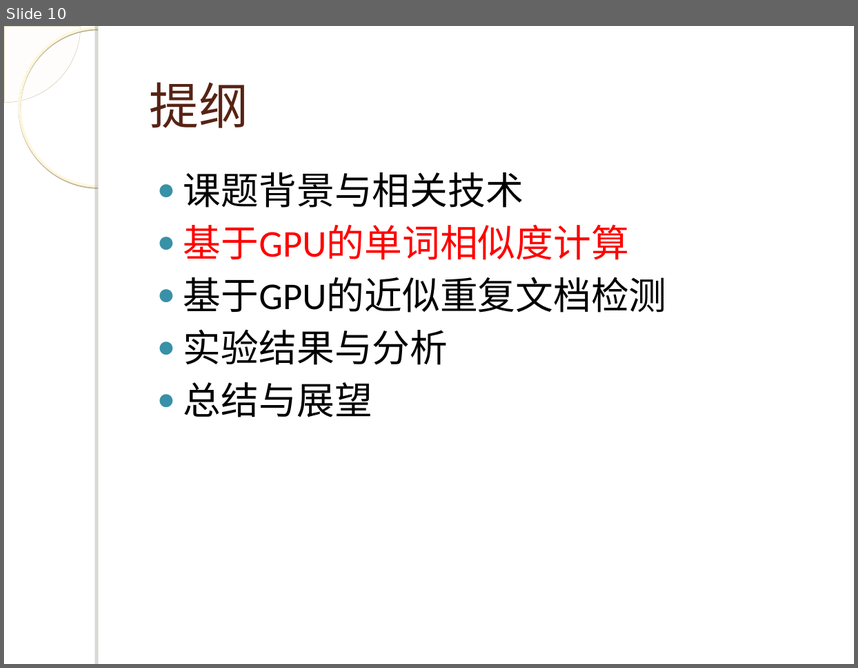
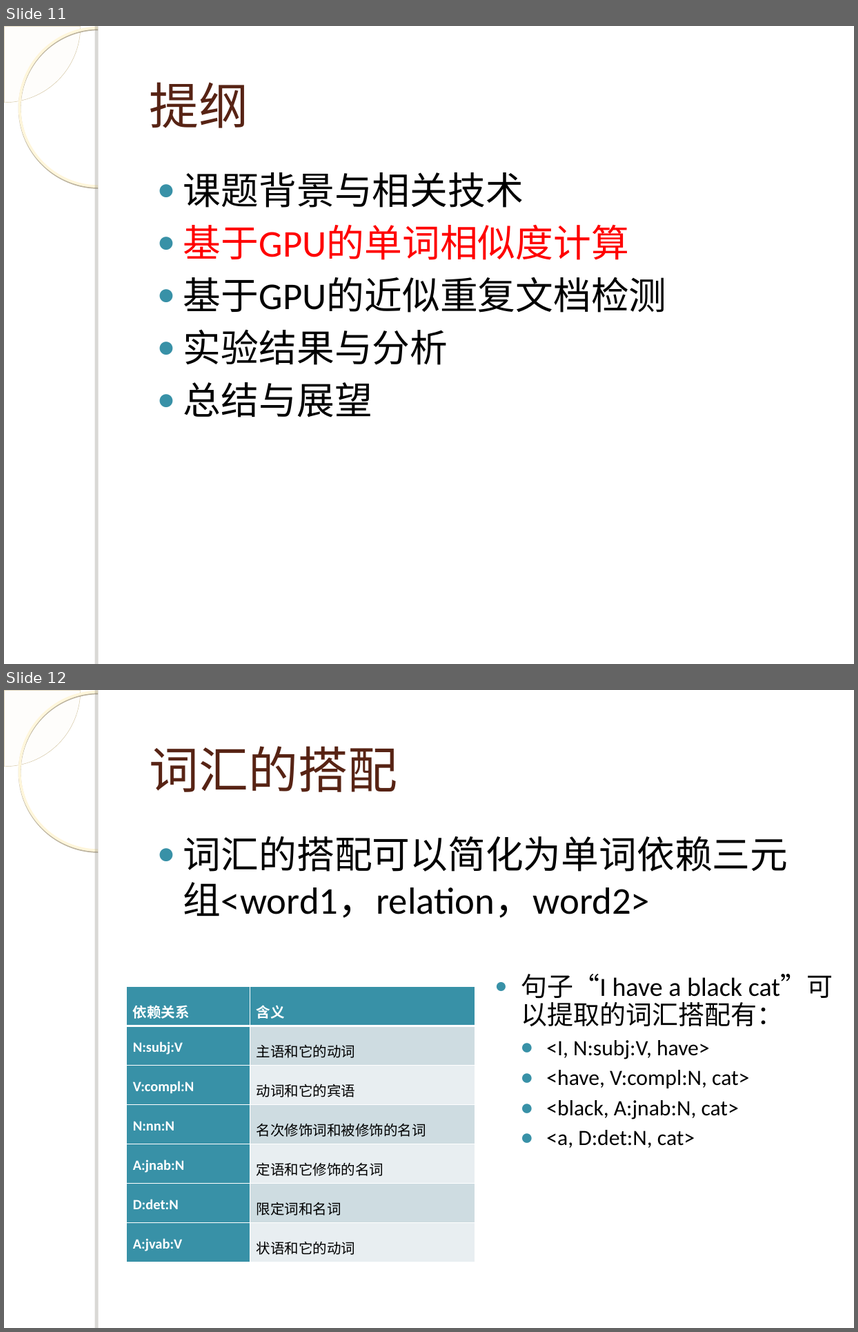
Before and after one commit to WangJunqiao/Tech-Study, a slide deck: 答辩.ppt. Shown one above the other, each under a label of ours: slide 10 before the commit, slides 11 and 12 after it. The pictures are 858x668 and 858x1332 pixels, drawn with LibreOffice and Linux fonts; fonts in the diff are those of the drawing; background and template pictures are left out. Boxes give left, top, right and bottom in pixels: in the first picture for what was removed or moved away, otherwise in the second. Text is boxed around its words. In the diff, an @@ line names an element or a change of style, - is before the commit and + after.

```diff
--- a/答辩.ppt
+++ b/答辩.ppt
@@ slide 12 added at (4,690,854,1328), background picture (left out); not listed: 4 template elements that a slide beside it also shows @@
@@ title added at (150,746,397,792), 42 pt, text #572314 @@
+词汇的搭配
@@ text added at (183,836,788,918), 32 pt, text #000000 @@
+● 词汇的搭配可以简化为单词依赖三元组<word1，relation，word2>
@@ text added at (521,974,833,1147), 18.5 pt, text #000000 @@
+● 句子“I have a black cat”可以提取的词汇搭配有：
+  ● <I, N:subj:V, have>
+  ● <have, V:compl:N, cat>
+  ● <black, A:jnab:N, cat>
+  ● <a, D:det:N, cat>
@@ table added at (126,987,474,1257), 7 rows, 2 columns @@
+依赖关系 | 含义
+N:subj:V | 主语和它的动词
+V:compl:N | 动词和它的宾语
+N:nn:N | 名次修饰词和被修饰的名词
+A:jnab:N | 定语和它修饰的名词
+D:det:N | 限定词和名词
+A:jvab:V | 状语和它的动词
@@ what was slide 10 is now slide 11 @@
```
Also in this commit, not shown: 4 slides changed, 24 other slides added, 1 slide removed, 1 other file.
